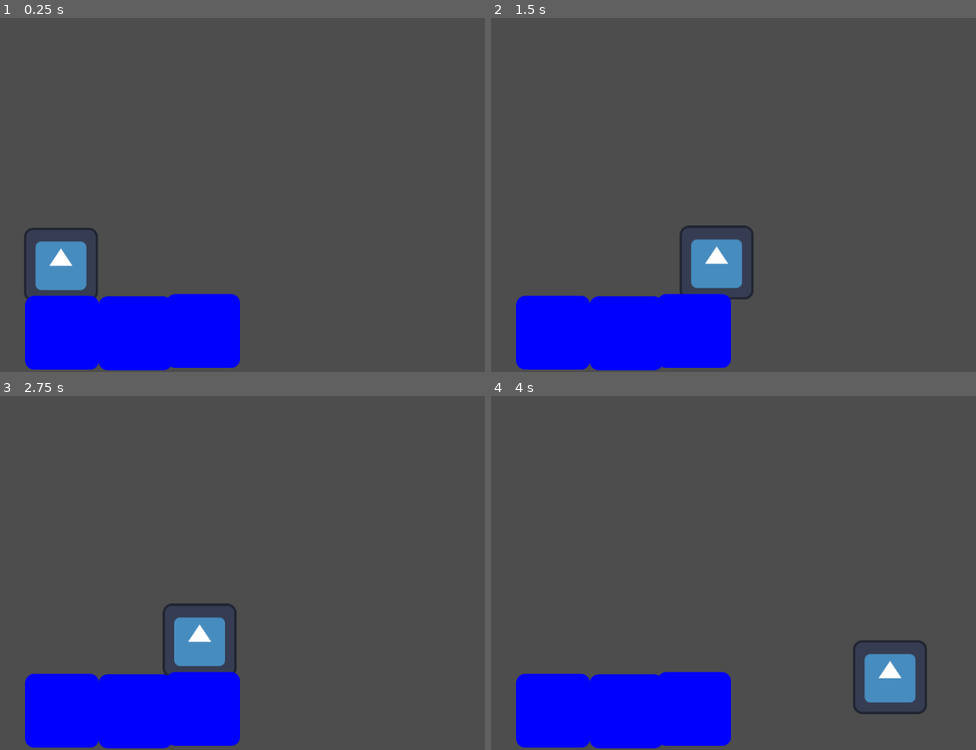
Above: before the commit, frames 1-4 (two rows, left to right).
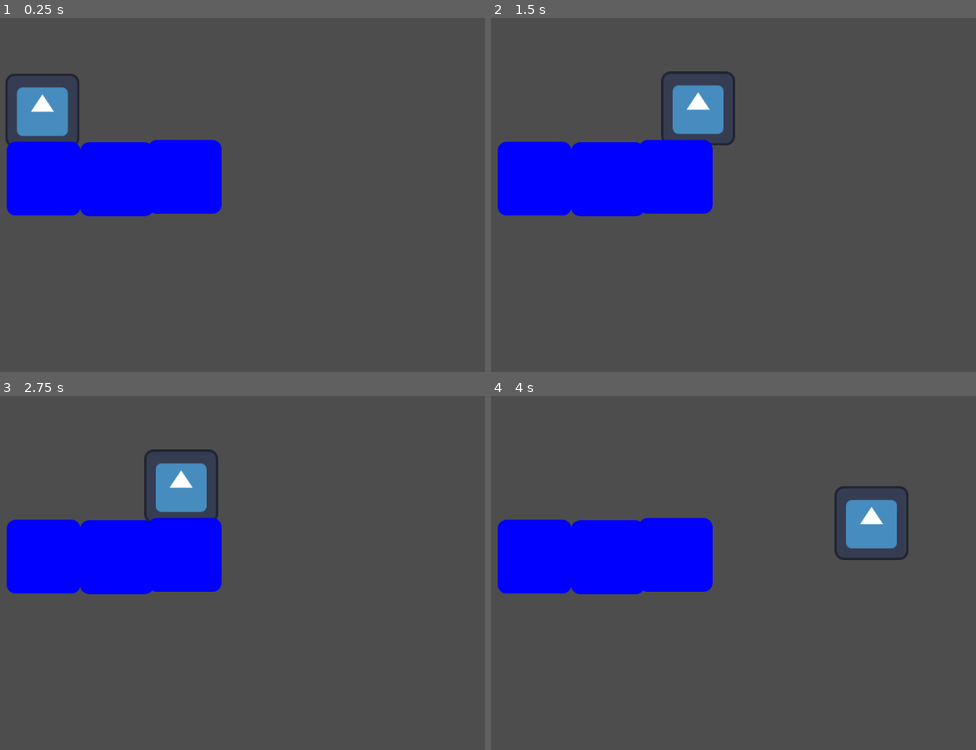
Above: after the commit, the same moments.

Repository: dancroker/Hue-Protocol
Game: Godot game, scene res://scene/test-scene.tscn
The game is run twice, just before and just after one commit, with the same random seed, the same clock (stepped at 60 frames per second) and the same inputs. Before the commit the project starts from res://test-scene.tscn. The engine's default icon, where the game draws it, is replaced by a stand-in: a white triangle on a blue panel in a dark square.
Inputs:
- Up to frame 1 (0.25 s): no input
- Up to frame 2 (1.5 s): tap Enter (ui_accept) at 0.5, 0.77 s; hold Right (ui_right) from 0.53 s (still down)
- Up to frame 3 (2.75 s): tap Enter (ui_accept) at 1.52 s; release Right (ui_right) at 2.03 s; hold Left (ui_left) from 2.03 s (still down)
- Up to frame 4 (4 s): release Left (ui_left) at 2.78 s; hold Right (ui_right) from 2.78 s (still down); tap Enter (ui_accept) at 3.02, 3.77 s

The runs differ from the first frame. In frame 1, 22% of the frame differs, in the area x 1-50%, y 15-100%; in frame 2, 22%; in frame 3, 22%; in frame 4, 22%, in the area x 1-90%, y 25-100%.

Commit message:
added folders

Diff:
--- a/project.godot
+++ b/project.godot
@@ -11,7 +11,7 @@
 [application]
 
 config/name="GameJamMask"
-run/main_scene="res://test-scene.tscn"
+run/main_scene="res://scene/test-scene.tscn"
 config/features=PackedStringArray("4.6", "Forward Plus")
 config/icon="res://icon.svg"
 
--- a/test-scene.tscn
+++ b/scene/test-scene.tscn
@@ -1,7 +1,7 @@
 [gd_scene format=3 uid="uid://76skl4k3pnlm"]
 
-[ext_resource type="Script" uid="uid://pmloiujqkva3" path="res://character_body_2d.gd" id="1_wn8ut"]
-[ext_resource type="Texture2D" uid="uid://dptmguaskm752" path="res://icon.svg" id="2_8amj3"]
+[ext_resource type="Script" uid="uid://pmloiujqkva3" path="res://scripts/player.gd" id="1_effx3"]
+[ext_resource type="Texture2D" uid="uid://dptmguaskm752" path="res://icon.svg" id="2_vcfve"]
 
 [sub_resource type="RectangleShape2D" id="RectangleShape2D_c5pbs"]
 size = Vector2(113, 118)
@@ -10,30 +10,30 @@
 size = Vector2(111, 119)
 
 [node name="Node2D" type="Node2D" unique_id=1120370521]
-position = Vector2(339, 454)
 
 [node name="CharacterBody2D" type="CharacterBody2D" parent="." unique_id=462301835]
-script = ExtResource("1_wn8ut")
+position = Vector2(307, 187)
+script = ExtResource("1_effx3")
 
 [node name="Sprite2D" type="Sprite2D" parent="CharacterBody2D" unique_id=1401831117]
-texture = ExtResource("2_8amj3")
+texture = ExtResource("2_vcfve")
 
 [node name="CollisionShape2D" type="CollisionShape2D" parent="CharacterBody2D" unique_id=1907156743]
 position = Vector2(-0.5, 0)
 shape = SubResource("RectangleShape2D_c5pbs")
 
 [node name="StaticBody2D" type="StaticBody2D" parent="." unique_id=1093724289]
-position = Vector2(129, 127)
+position = Vector2(436, 314)
 
 [node name="CollisionShape2D" type="CollisionShape2D" parent="StaticBody2D" unique_id=787716916]
 shape = SubResource("RectangleShape2D_cp2na")
 
 [node name="Sprite2D" type="Sprite2D" parent="StaticBody2D" unique_id=160562180]
 modulate = Color(0, 0, 18.892157, 1)
-texture = ExtResource("2_8amj3")
+texture = ExtResource("2_vcfve")
 
 [node name="StaticBody2D2" type="StaticBody2D" parent="." unique_id=751255064]
-position = Vector2(2, 126)
+position = Vector2(309, 313)
 
 [node name="CollisionShape2D" type="CollisionShape2D" parent="StaticBody2D2" unique_id=1829999447]
 position = Vector2(0.5, 0.5)
@@ -41,14 +41,14 @@
 
 [node name="Sprite2D" type="Sprite2D" parent="StaticBody2D2" unique_id=1468560993]
 modulate = Color(0, 0, 18.892157, 1)
-texture = ExtResource("2_8amj3")
+texture = ExtResource("2_vcfve")
 
 [node name="StaticBody2D3" type="StaticBody2D" parent="." unique_id=1007319790]
-position = Vector2(246, 123)
+position = Vector2(553, 310)
 
 [node name="CollisionShape2D" type="CollisionShape2D" parent="StaticBody2D3" unique_id=532659890]
 shape = SubResource("RectangleShape2D_cp2na")
 
 [node name="Sprite2D" type="Sprite2D" parent="StaticBody2D3" unique_id=1211860977]
 modulate = Color(0, 0, 18.892157, 1)
-texture = ExtResource("2_8amj3")
+texture = ExtResource("2_vcfve")
Renamed: character_body_2d.gd -> scripts/player.gd
Renamed: character_body_2d.gd.uid -> scripts/player.gd.uid
